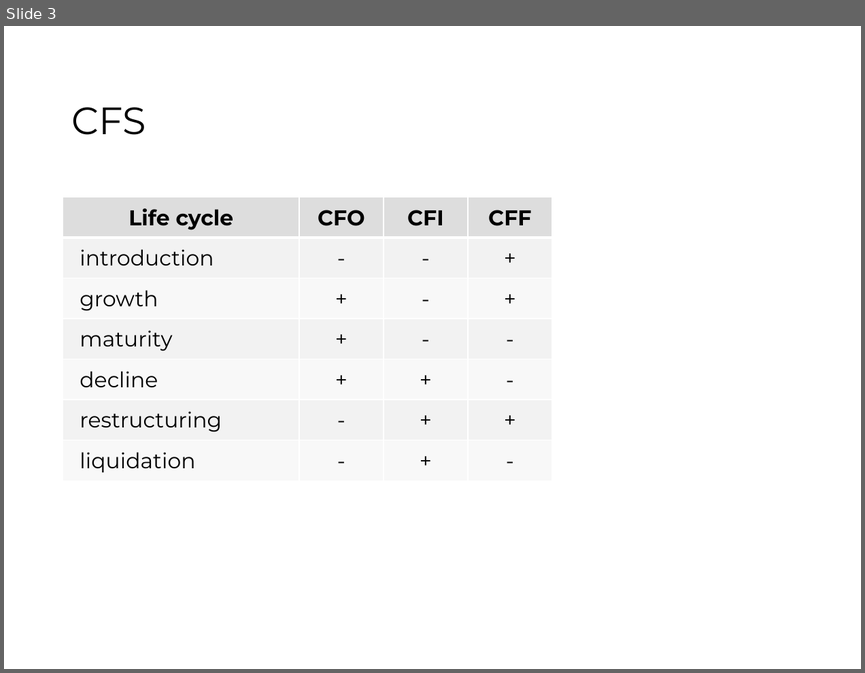
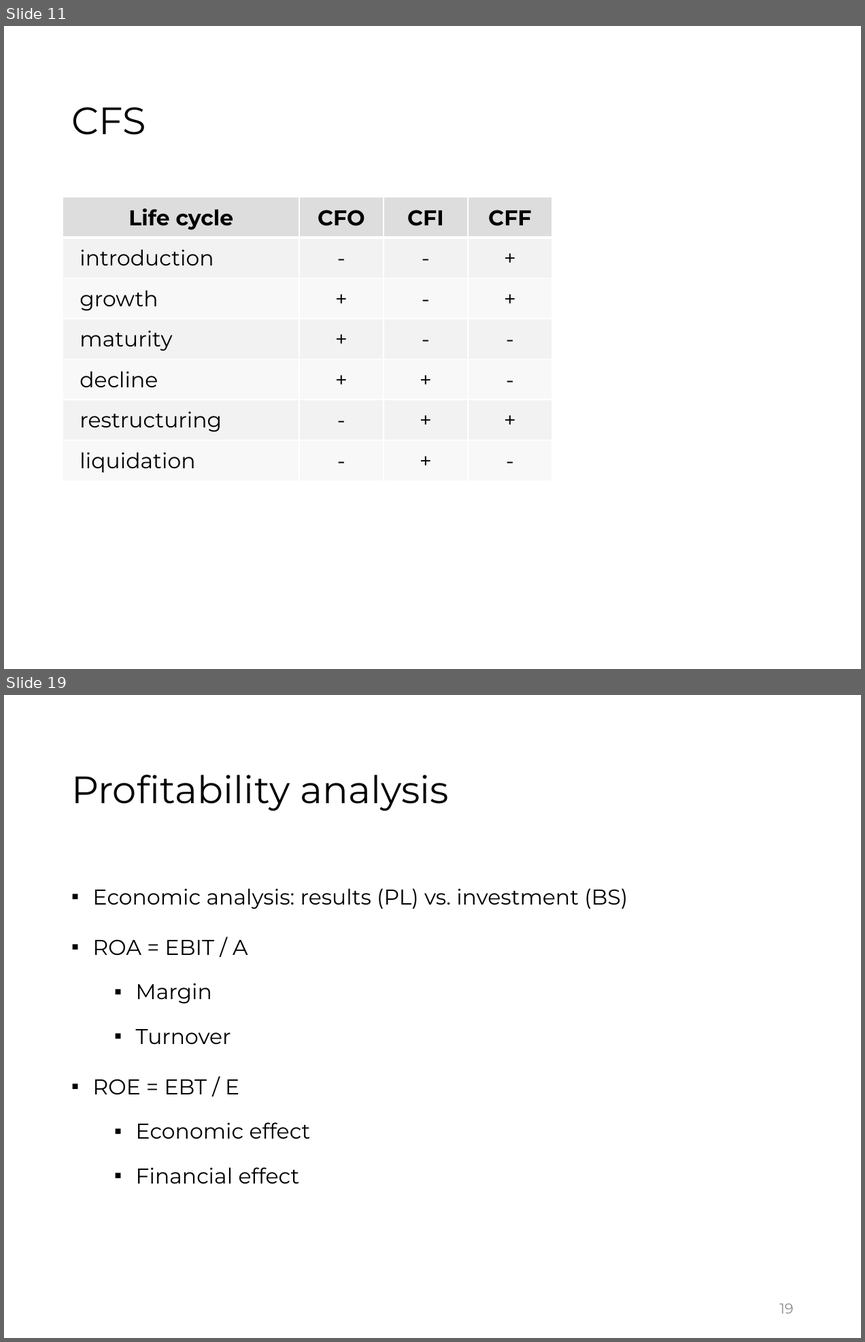
Before and after one commit to jorgegallud-boop/FSA, a slide deck: source-pptx/05.pptx. Shown one above the other, each under a label of ours: slide 3 before the commit, slides 11 and 19 after it; the slides between them are not shown. The pictures are 865x673 and 865x1342 pixels, drawn with LibreOffice and Linux fonts; fonts in the diff are those of the drawing. Boxes give left, top, right and bottom in pixels: in the first picture for what was removed or moved away, otherwise in the second. Text is boxed around its words. In the diff, an @@ line names an element or a change of style, - is before the commit and + after.

```diff
--- a/source-pptx/05.pptx
+++ b/source-pptx/05.pptx
@@ slide 19 added at (4, 695, 861, 1338), background #FFFFFF @@
@@ title added at (71, 775, 449, 811), 32 pt, text #000000 @@
+Profitability analysis
@@ text added at (93, 888, 628, 1183), 18 pt, text #000000 @@
+▪ Economic analysis: results (PL) vs. investment (BS)
+▪ ROA = EBIT / A
+  ▪ Margin
+  ▪ Turnover
+▪ ROE = EBT / E
+  ▪ Economic effect
+  ▪ Financial effect
@@ page number added at (779, 1303, 793, 1313), 12 pt, text #8C8C8C @@
+19
@@ what was slide 3 is now slide 11 @@
```
Also in this commit, not shown: 2 slides changed, 18 other slides added, 11 other files.
